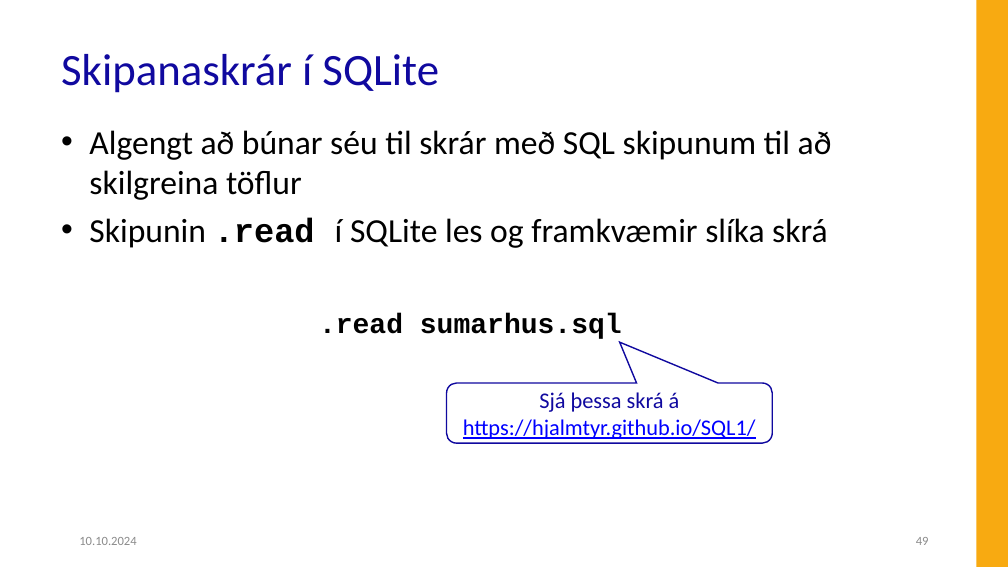
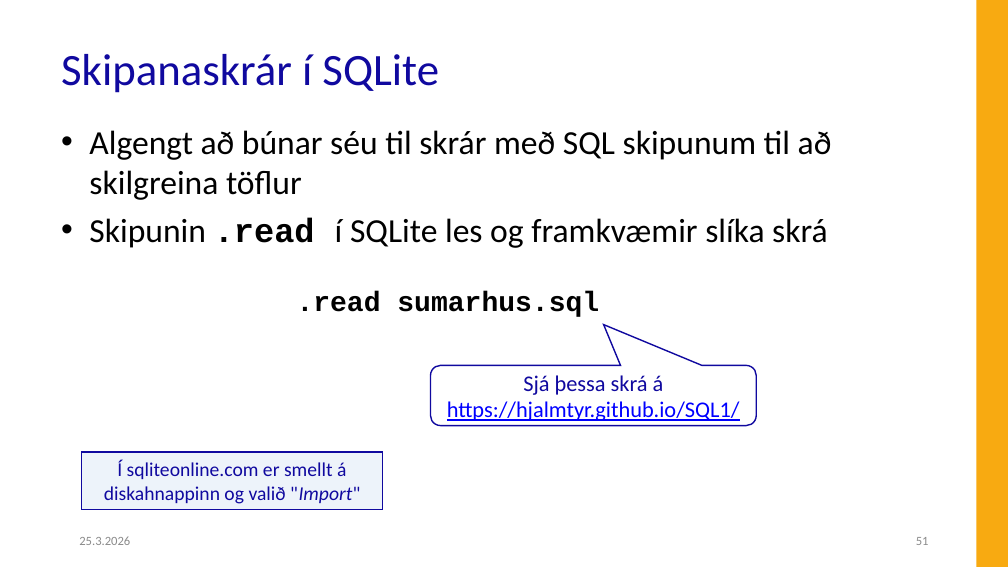
Before and after one commit to Hjalmtyr/SQL1, a slide deck: slide 51 of SQL-I.pptx (slide 49 before the commit). Drawn at 1008x567 pixels with LibreOffice and Linux fonts; fonts in the diff are those of the drawing; background and template pictures are left out. Boxes give left, top, right and bottom in pixels: in the first picture for what was removed or moved away, otherwise in the second. Text is boxed around its words. In the diff, an @@ line names an element or a change of style, - is before the commit and + after.

```diff
--- a/SQL-I.pptx
+++ b/SQL-I.pptx
@@ text ".read sumarhus.sql" moved from (x1=319, y1=314, x2=622, y2=342) to (x1=297, y1=292, x2=599, y2=317) @@
@@ rounded speech box "Sjá þessa skrá á" moved from (x1=447, y1=383, x2=772, y2=444) to (x1=430, y1=366, x2=756, y2=426) @@
@@ rectangle added at (x1=82, y1=452, x2=383, y2=509), fill #C6D9F1 at 30% opacity, outline #10099F 0.75 pt, 14 pt, text #10099F @@
+Í sqliteonline.com er smellt á diskahnappinn og valið "Import"
@@ text at (x1=79, y1=536, x2=130, y2=545): text changed @@
-10.10.2024
+25.3.2026
@@ page number at (x1=916, y1=537, x2=929, y2=545): text changed @@
-49
+51
```
Also in this commit, not shown: 80 other slides changed, 4 slides added, 2 slides removed, 21 other files.
